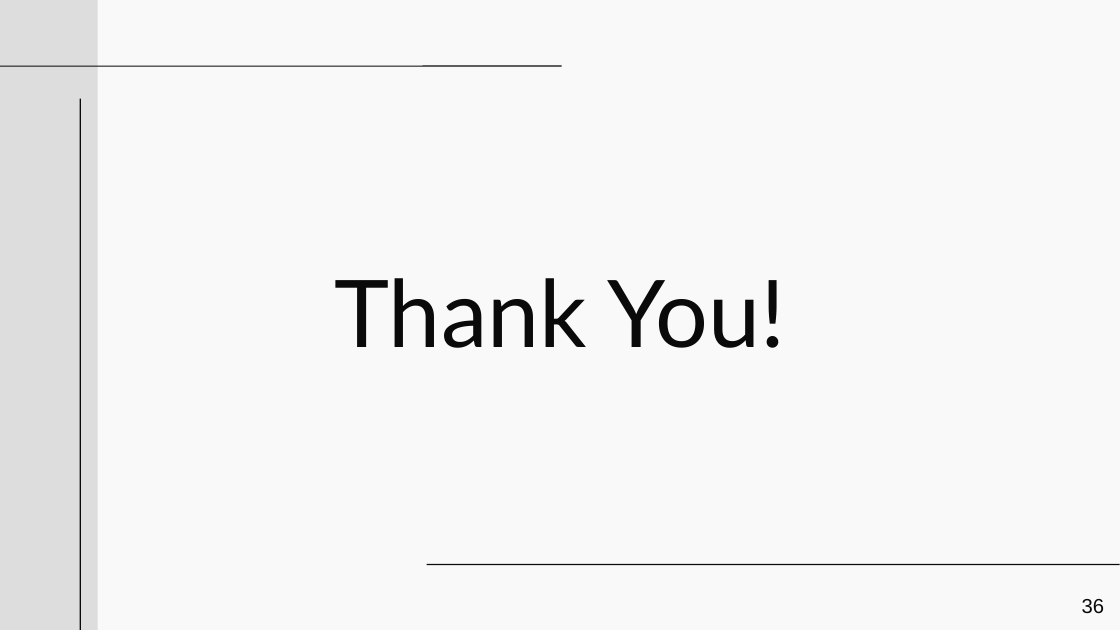
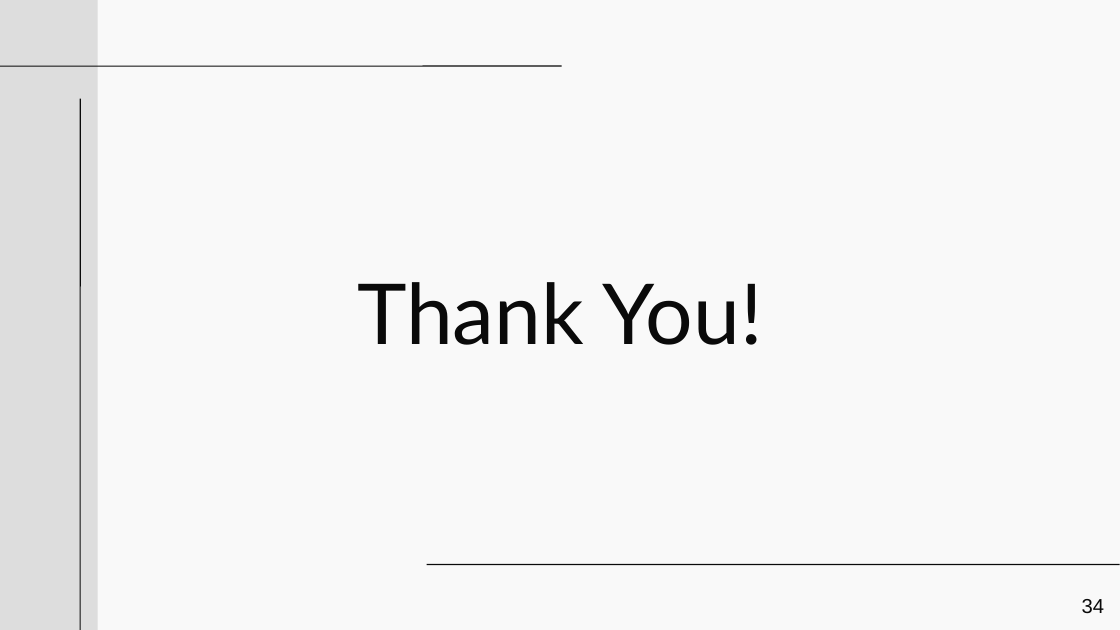
Before and after one commit to nathan-joslin/BrowserFingerprintingFormalization, a slide deck: slide 34 of presentation/NordSec2024.odp (slide 36 before the commit). Drawn at 1120x630 pixels with LibreOffice and Linux fonts; fonts in the diff are those of the drawing. Boxes give left, top, right and bottom in pixels: in the first picture for what was removed or moved away, otherwise in the second. Text is boxed around its words. In the diff, an @@ line names an element or a change of style, - is before the commit and + after.

```diff
--- a/presentation/NordSec2024.odp
+++ b/presentation/NordSec2024.odp
@@ title "Thank You!" at <box>357,282,762,345</box>: size 60 to 54 pt @@
@@ page number at <box>1082,599,1104,614</box>: text changed @@
-36
+34
```
Also in this commit, not shown: 7 other slides changed, 5 slides added, 3 slides removed, 6 other files.
